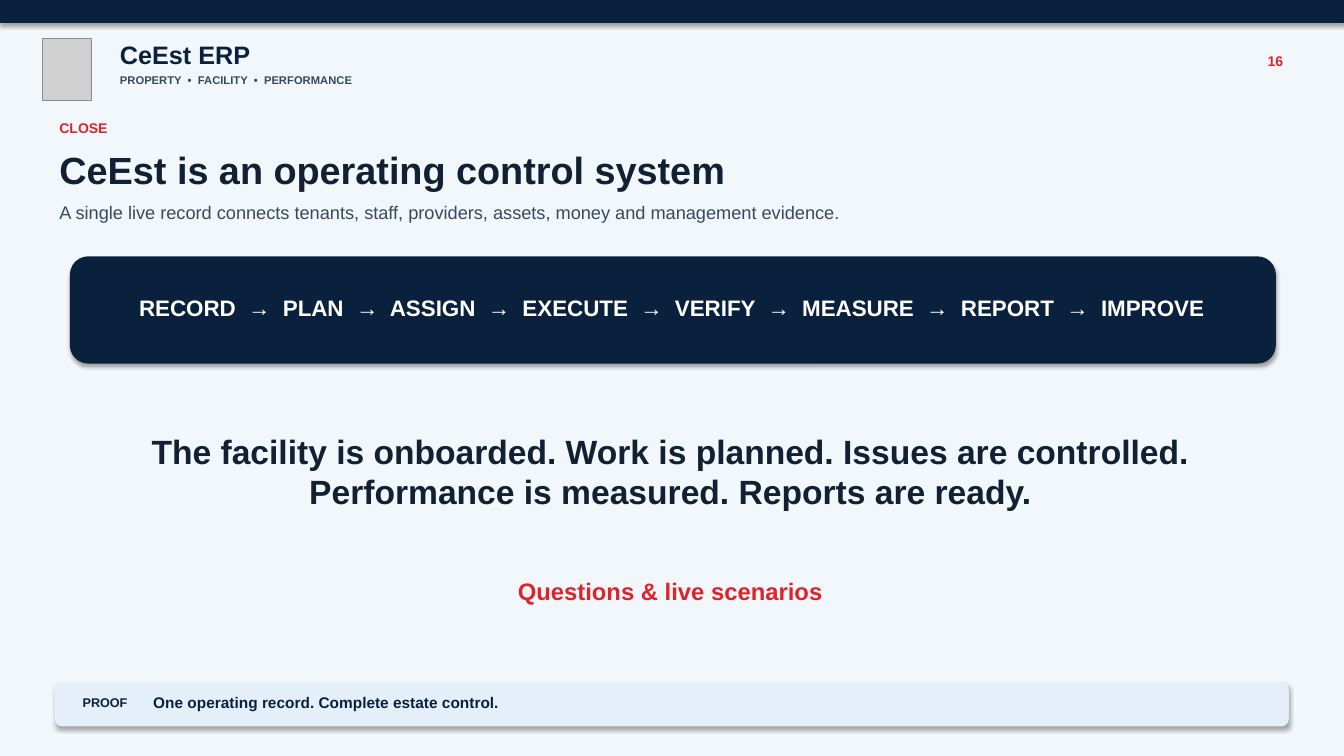
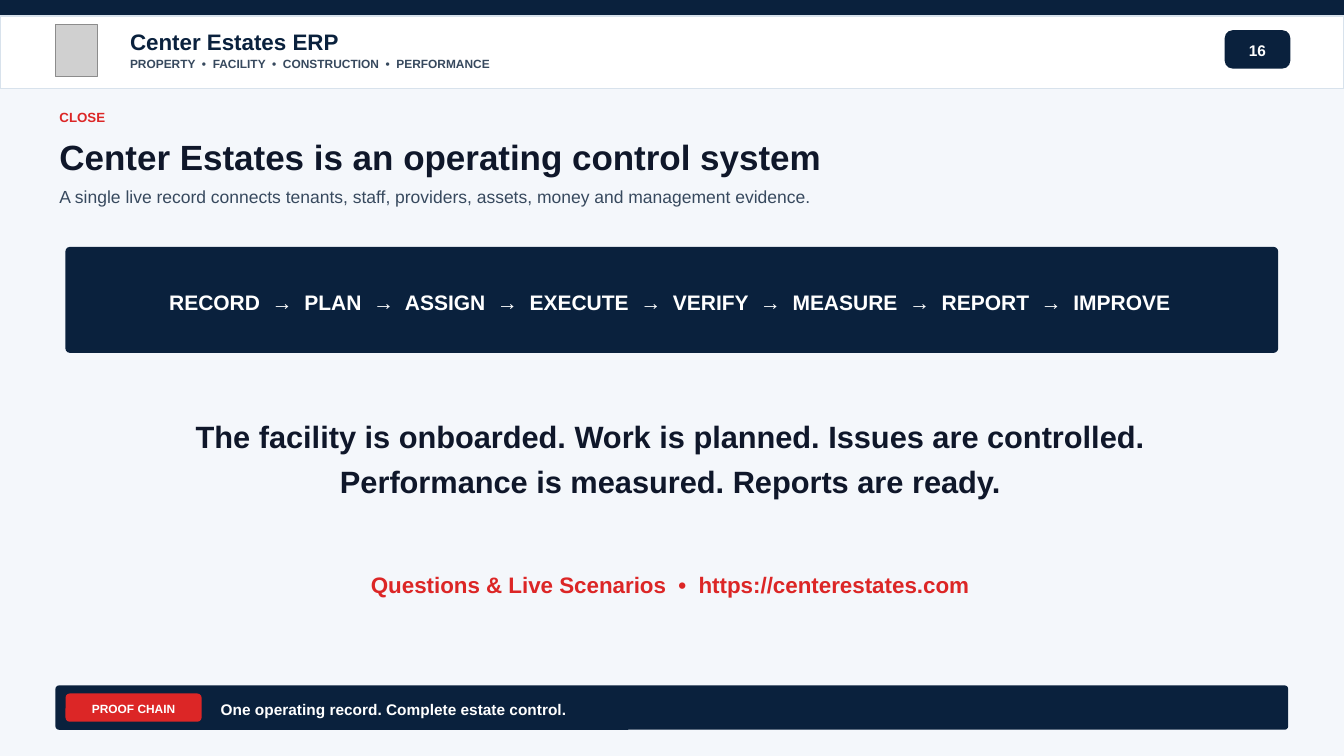
Before and after one commit to samnmbuguah/Center_Estates, a slide deck: slide 17 of docs/presentations/CeEst_ERP_Live_Demo_Presentation.pptx. Drawn at 1344x756 pixels with LibreOffice and Linux fonts; fonts in the diff are those of the drawing; grey boxes stand for pictures. Boxes give left, top, right and bottom in pixels: in the first picture for what was removed or moved away, otherwise in the second. Text is boxed around its words. In the diff, an @@ line names an element or a change of style, - is before the commit and + after.

Commit message:
docs(presentation): update construction and mobile demo slide decks and assets

```diff
--- a/docs/presentations/CeEst_ERP_Live_Demo_Presentation.pptx
+++ b/docs/presentations/CeEst_ERP_Live_Demo_Presentation.pptx
@@ background #F2F7FB to #F4F7FB @@
@@ rectangle resized from (x1=0, y1=0, x2=1344, y2=22) to (x1=0, y1=0, x2=1344, y2=16) @@
@@ rectangle at (x1=0, y1=0, x2=1344, y2=16): outline #0A213D 1 pt to none; shadow off @@
@@ rectangle added at (x1=0, y1=16, x2=1344, y2=89), fill #FFFFFF, outline #D8E2EC 1 pt @@
@@ picture resized from (x1=42, y1=38, x2=92, y2=101) to (x1=55, y1=24, x2=97, y2=77) @@
@@ text at (x1=130, y1=59, x2=489, y2=68): text changed; size 8 to 8.5 pt @@
-PROPERTY • FACILITY • PERFORMANCE
+PROPERTY • FACILITY • CONSTRUCTION • PERFORMANCE
@@ text at (x1=130, y1=34, x2=339, y2=51): text changed; size 18 to 16 pt @@
-CeEst ERP
+Center Estates ERP
@@ text "16" moved from (x1=1268, y1=56, x2=1284, y2=66) to (x1=1249, y1=45, x2=1266, y2=56) @@
@@ text "16" at (x1=1249, y1=45, x2=1266, y2=56): size 10 to 11 pt, text colour #DE232A to #FFFFFF; alignment right to centre; line spacing 1 to 1.15; more space between paragraphs @@
@@ rounded rectangle added at (x1=1225, y1=30, x2=1291, y2=69), fill #0A213D @@
@@ text "CLOSE" moved from (x1=59, y1=123, x2=107, y2=133) to (x1=59, y1=112, x2=105, y2=122) @@
@@ text "CLOSE" at (x1=59, y1=112, x2=105, y2=122): size 10 to 9.5 pt, text colour #DE232A to #DC2626; line spacing 1 to 1.15; more space between paragraphs @@
@@ text at (x1=59, y1=144, x2=820, y2=177): text changed; size 27 to 25 pt; text colour #122034 to #0F172A @@
-CeEst is an operating control system
+Center Estates is an operating control system
@@ text "A single live record connects ..." moved from (x1=59, y1=206, x2=840, y2=223) to (x1=59, y1=190, x2=810, y2=207) @@
@@ text "A single live record connects ..." at (x1=59, y1=190, x2=810, y2=207): size 13 to 12.5 pt; line spacing 1 to 1.15; more space between paragraphs @@
@@ rounded rectangle resized from (x1=71, y1=257, x2=1275, y2=363) to (x1=66, y1=247, x2=1278, y2=353) @@
@@ rounded rectangle at (x1=66, y1=247, x2=1278, y2=353): outline #0A213D 1 pt to none; shadow off; proportions changed @@
@@ text "RECORD → PLAN → ASSIGN ..." moved from (x1=139, y1=300, x2=1204, y2=317) to (x1=169, y1=295, x2=1170, y2=311) @@
@@ text "RECORD → PLAN → ASSIGN ..." at (x1=169, y1=295, x2=1170, y2=311): size 16 to 15 pt; line spacing 1 to 1.15; more space between paragraphs @@
@@ text at (x1=196, y1=425, x2=1144, y2=499): text changed; size 24 to 22 pt; text colour #122034 to #0F172A @@
-The facility is onboarded. Work is planned. Issues are controlled. Performance is measured. Reports are ready.
+The facility is onboarded. Work is planned. Issues are controlled.
+Performance is measured. Reports are ready.
@@ text at (x1=371, y1=576, x2=970, y2=598): text changed; size 17 to 16 pt; text colour #DE232A to #DC2626 @@
-Questions & live scenarios
+Questions & Live Scenarios • https://centerestates.com
@@ rounded rectangle moved from (x1=55, y1=684, x2=1289, y2=726) to (x1=55, y1=686, x2=1289, y2=730) @@
@@ rounded rectangle at (x1=55, y1=686, x2=1289, y2=730): fill #E5EFFA to #0A213D; outline #E5EFFA 1 pt to none; shadow off; proportions changed @@
@@ rounded rectangle added at (x1=66, y1=694, x2=202, y2=722), fill #DC2626 @@
@@ text at (x1=92, y1=704, x2=176, y2=713): text changed; size 9 to 8.5 pt; text colour #0A213D to #FFFFFF @@
-PROOF
+PROOF CHAIN
@@ text "One operating record. Complete estate ..." moved from (x1=153, y1=697, x2=499, y2=711) to (x1=221, y1=704, x2=566, y2=718) @@
@@ text "One operating record. Complete estate ..." at (x1=221, y1=704, x2=566, y2=718): text colour #0A213D to #FFFFFF; line spacing 1 to 1.15; more space between paragraphs @@
```
Also in this commit, not shown: 16 other slides changed, 7 other files.
